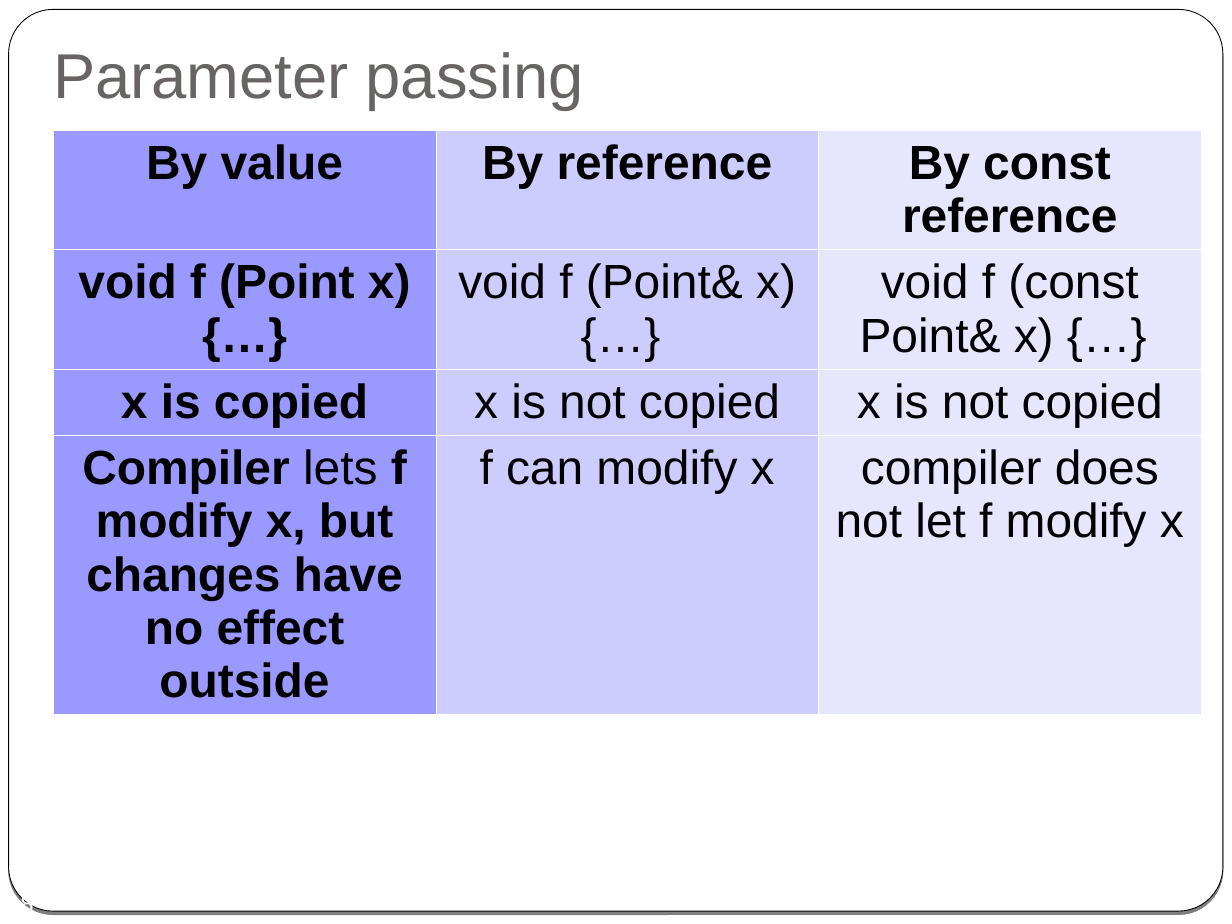
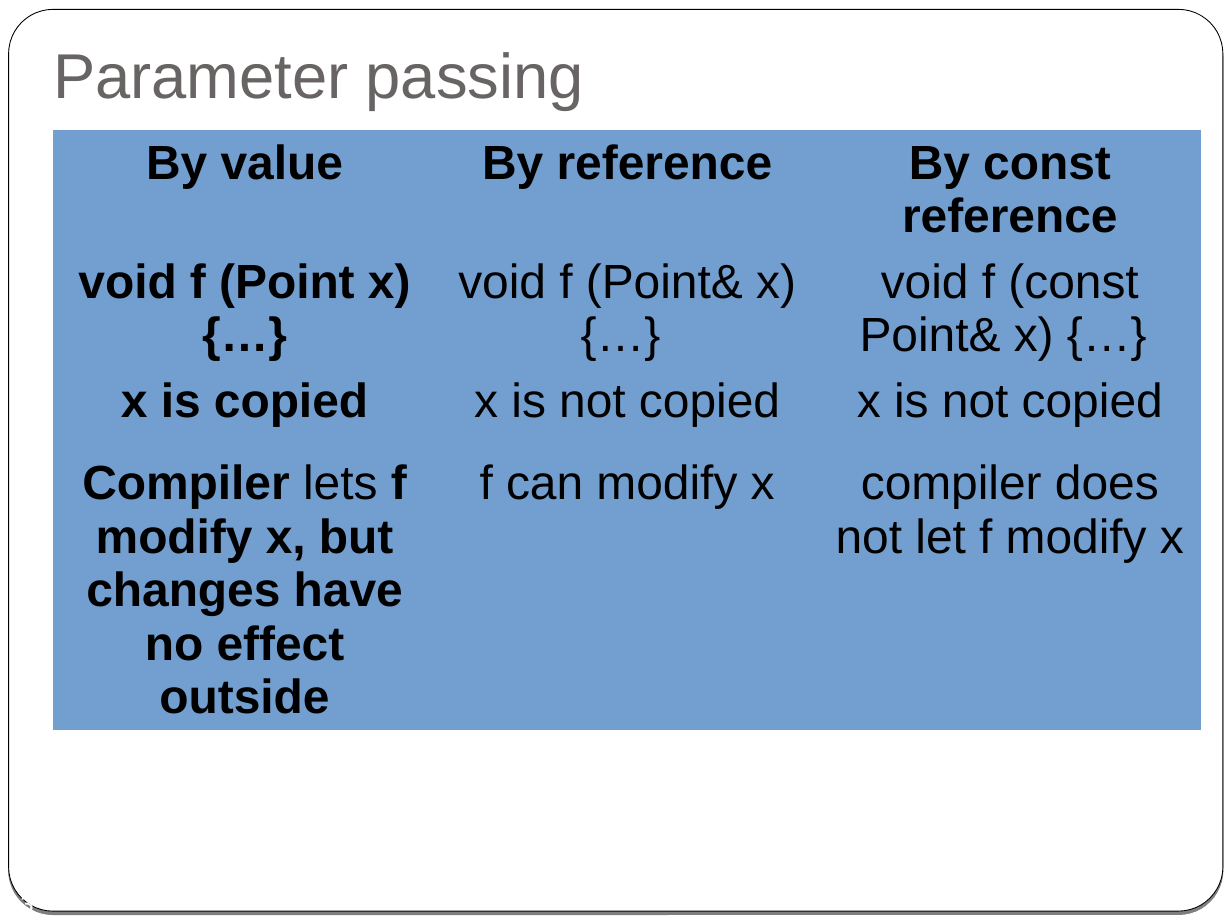
Before and after one commit to cpp-at-ariel/cpp-5778, a slide deck: slide 13 of week03-reference-const/slides-reference.odp (slide 18 before the commit). Drawn at 1232x924 pixels with LibreOffice and Linux fonts; fonts in the diff are those of the drawing. Boxes give left, top, right and bottom in pixels: in the first picture for what was removed or moved away, otherwise in the second. Text is boxed around its words. In the diff, an @@ line names an element or a change of style, - is before the commit and + after.

```diff
--- a/week03-reference-const/slides-reference.odp
+++ b/week03-reference-const/slides-reference.odp
@@ table at bbox=[53, 129, 1202, 728] @@
@@ fill #9999FF to #729FCF in 4 cells @@
@@ fill #CCCCFF to #729FCF in 4 cells @@
@@ fill #E6E6FF to #729FCF in 4 cells @@
@@ borders changed @@
@@ page number at bbox=[7, 893, 34, 911]: text changed @@
-18
+13
```
Also in this commit, not shown: 6 other slides changed, 25 other files.
